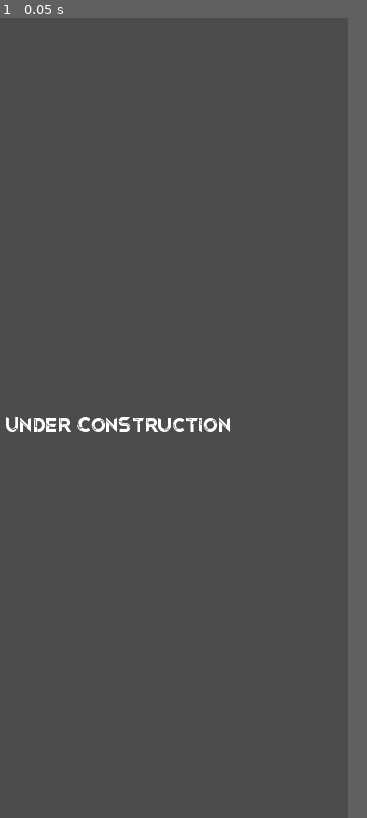
Above: before the commit, frame 1.
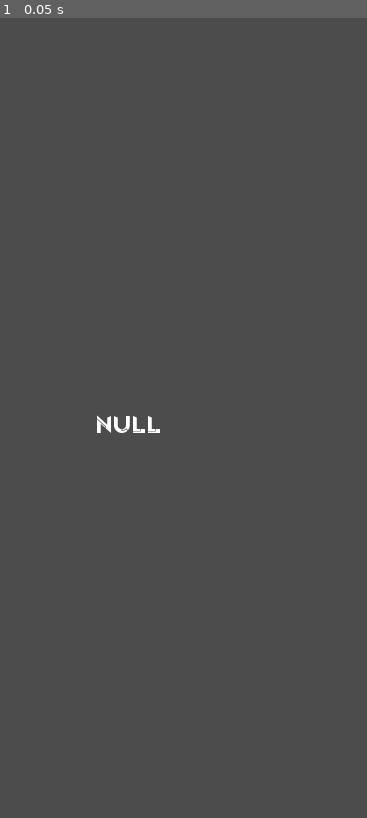
Above: after the commit, the same moment.

Repository: U3ForgeOrg/u3forgeWebsite
Game: Godot game, scene res://Scenes/UI.tscn
Two runs of this game, one before a commit and one after it. Both use one fixed random seed, a clock stepped at 60 frames per second and the inputs below. This scene is started directly instead of the project's main scene.
Inputs:
- Up to frame 1 (0.05 s): no input
In our replay, the window is 450x800 before the commit and 469x800 after it. These sizes can differ from the game's own. Grey fills any space a smaller window leaves; there, only what the larger window draws over its background counts as a difference.

The runs differ from the first frame. In frame 1, 0.6% of the frame differs, in the area x 1-63%, y 49-52%.

Commit message:
Test Window Size

Diff:
--- a/Scenes/ComingSoonScene.tscn
+++ b/Scenes/ComingSoonScene.tscn
@@ -31,7 +31,6 @@
 transform = Transform( 1, 0, 0, 0, -4.37114e-08, 1, 0, -1, -4.37114e-08, -0.0454889, 5.08685, -6.54166e-08 )
 environment = SubResource( 2 )
 current = true
-fov = 64.8522
 
 [node name="SpaceShip" type="MeshInstance" parent="Camera"]
 transform = Transform( -4.37114e-08, 0, -1, -1, -4.37114e-08, 4.37114e-08, -4.37114e-08, 1, 1.91069e-15, -0.0456214, -1.94592, -5.08685 )
--- a/Scenes/UI.gd
+++ b/Scenes/UI.gd
@@ -8,15 +8,15 @@
 
 # Called when the node enters the scene tree for the first time.
 func _ready():
-#	var path="res://Scripts/detect_os.txt"
-#	var jscode=load_text_file(path)
-#	print(jscode)
-#	var console = JavaScript.eval(jscode)
-#	if console == null:
-#		get_node("Label").text="null"
-#	else:
-#		get_node("Label").text=console
-	pass
+	var path="res://Scripts/detect_os.txt"
+	var jscode=load_text_file(path)
+	print(jscode)
+	var console = JavaScript.eval(jscode)
+	if console == null:
+		get_node("Label").text="null"
+	else:
+		get_node("Label").text=console
+	#pass
 
 
 
--- a/project.godot
+++ b/project.godot
@@ -28,8 +28,10 @@
 
 [display]
 
-window/size/width=720
-window/size/height=1280
+window/size/width=600
+window/size/height=1024
+window/size/test_width=306
+window/size/test_height=358
 window/vsync/use_vsync=false
 window/handheld/orientation="sensor"
 window/stretch/mode="2d"
Not shown, changed: Scripts/detect_os.txt
